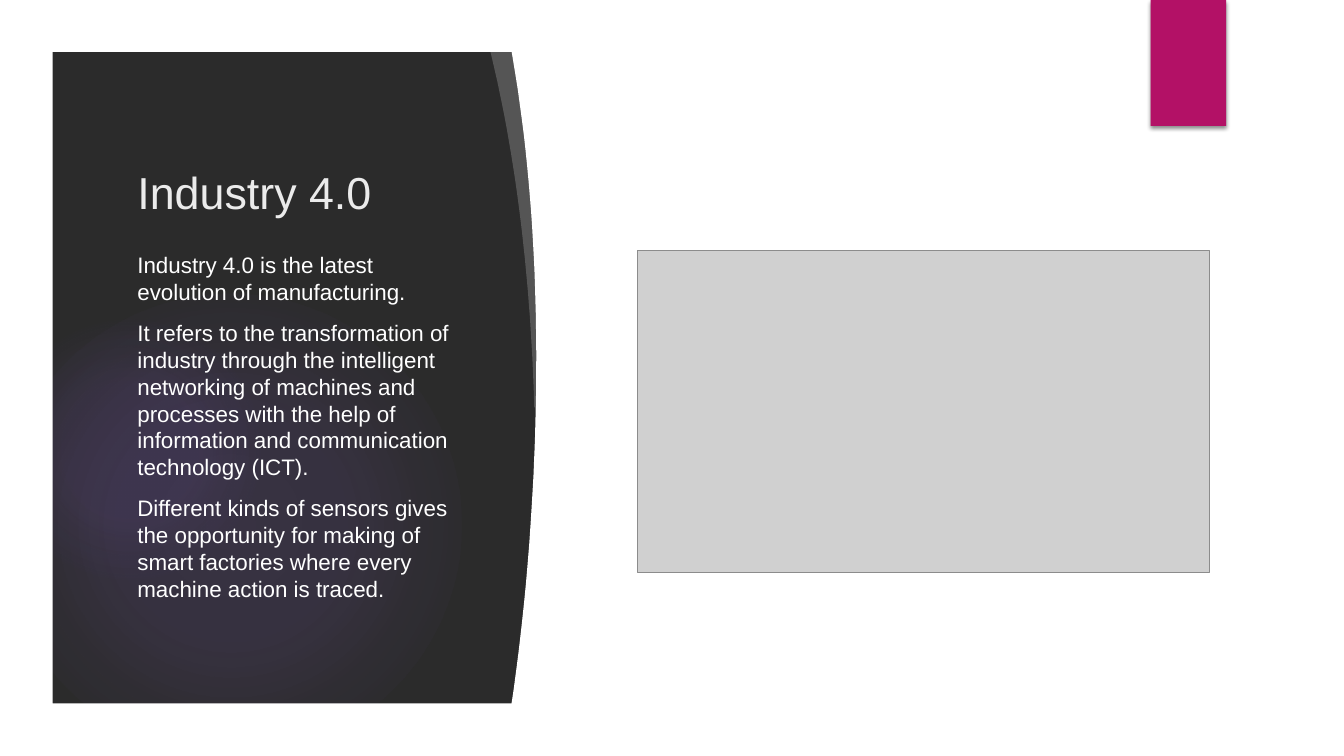
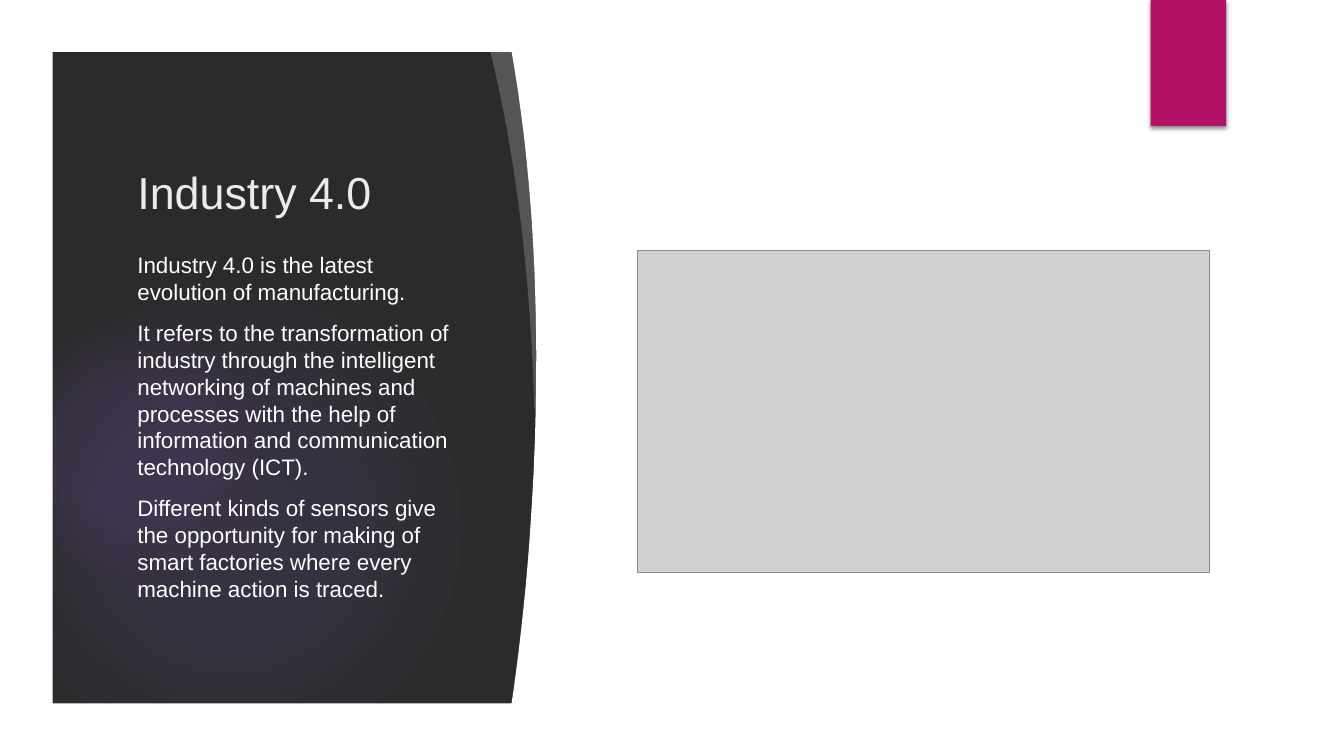
Before and after one commit to velizar92/TSK_Presentations, a slide deck: slide 4 of OPC UA.pptx (slide 3 before the commit). Drawn at 1344x756 pixels with LibreOffice and Linux fonts; fonts in the diff are those of the drawing; grey boxes stand for pictures; background and template pictures are left out; a plain dark background stands for a picture behind light text. Boxes give left, top, right and bottom in pixels: in the first picture for what was removed or moved away, otherwise in the second. Text is boxed around its words. In the diff, an @@ line names an element or a change of style, - is before the commit and + after.

```diff
--- a/OPC UA.pptx
+++ b/OPC UA.pptx
@@ text at (x1=137, y1=499, x2=436, y2=597): text changed @@
-Different kinds of sensors gives the opportunity for making of smart factories where every machine action is traced.
+Different kinds of sensors give the opportunity for making of smart factories where every machine action is traced.
```
Also in this commit, not shown: 9 other slides changed, 6 slides added.
